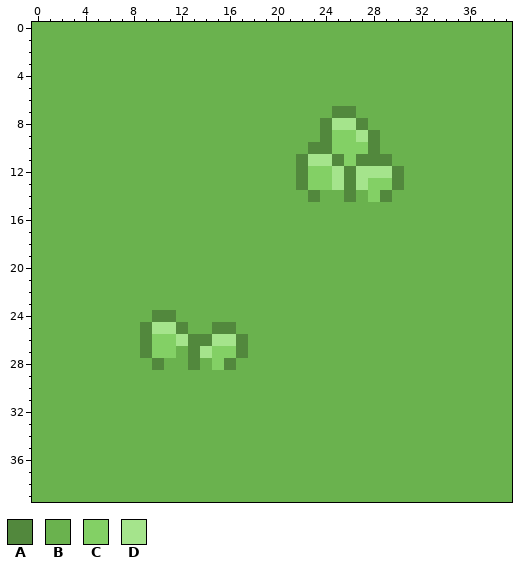
Two versions of one pixel-art sprite, Examen Project/Assets/Art/3D/Environment/Bos/BosTextures/GrassTile.png. Above, as it was before the edit.
The file is 40x40 pixels. Colours within 5 levels of each other are drawn and written as one.
Palette (. is transparent): A #52883d  B #6ab24e  C #83d065  D #a5e48c
Once edited:
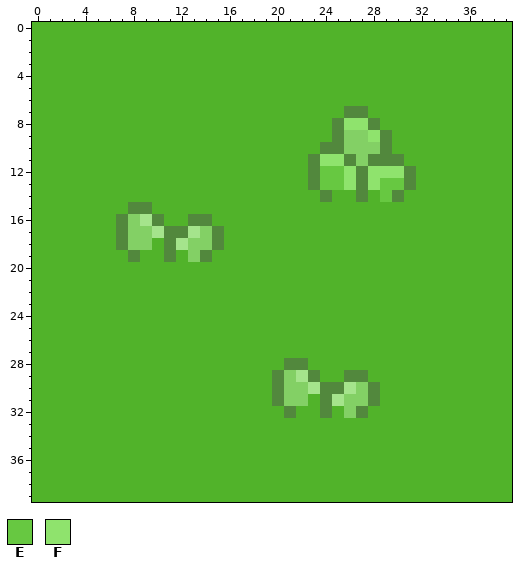
Colours new in this view: E #67c841  F #8fe36d
Log entry: downscaled grass texture fixed resolution grass texture
Edits made:
colour B: #6ab24e -> #51b32a
y 7: x 25 A -> B; x 27 B -> A
y 8: x 24..28 ADDAB -> BAFFA
y 9: x 24..25 AC -> BA; x 27..29 DAB -> CFA
y 10: x 23 A -> B; x 25 C -> A; x 28..29 AB -> CA
y 11: x 22..27 ADDACA -> BAFFAC; x 30 B -> A
y 12: x 22..31 ACCDADDDAB -> BAEEFAFFFA
y 13: x 22..31 ACCDADCCAB -> BAEEFAFEEA
y 14: x 23..24 AB -> BA; x 26..30 ABCAB -> BABEA
y 15: x 8..9 BB -> AA
y 16: x 7..10 BBBB -> ACDA; x 13..14 BB -> AA
y 17: x 7..15 BBBBBBBBB -> ACCDAADCA
y 18: x 7..9 BBB -> ACC; x 11..15 BBBBB -> ADCCA
y 19: x 8 B -> A; x 11 B -> A; x 13..14 BB -> CA
y 24: x 10..11 AA -> BB
y 25: x 9..12 ADDA -> BBBB; x 15..16 AA -> BB
y 26: x 9..17 ACCDAADDA -> BBBBBBBBB
y 27: x 9..11 ACC -> BBB; x 13..17 ADCCA -> BBBBB
y 28: x 10 A -> B; x 13 A -> B; x 15..16 CA -> BB; x 21..22 BB -> AA
y 29: x 20..23 BBBB -> ACDA; x 26..27 BB -> AA
y 30: x 20..28 BBBBBBBBB -> ACCDAADCA
y 31: x 20..22 BBB -> ACC; x 24..28 BBBBB -> ADCCA
y 32: x 21 B -> A; x 24 B -> A; x 26..27 BB -> CA
